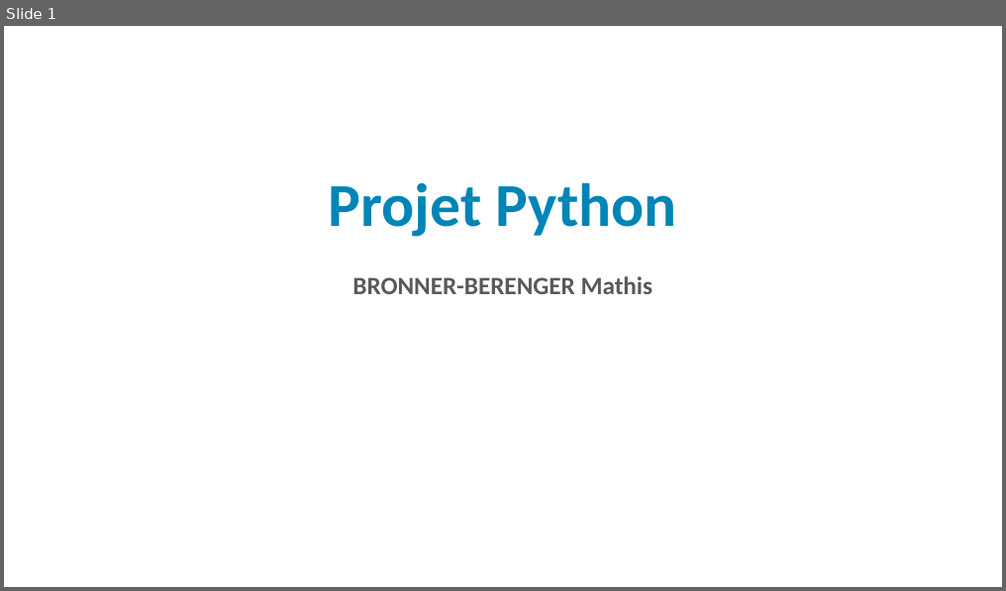
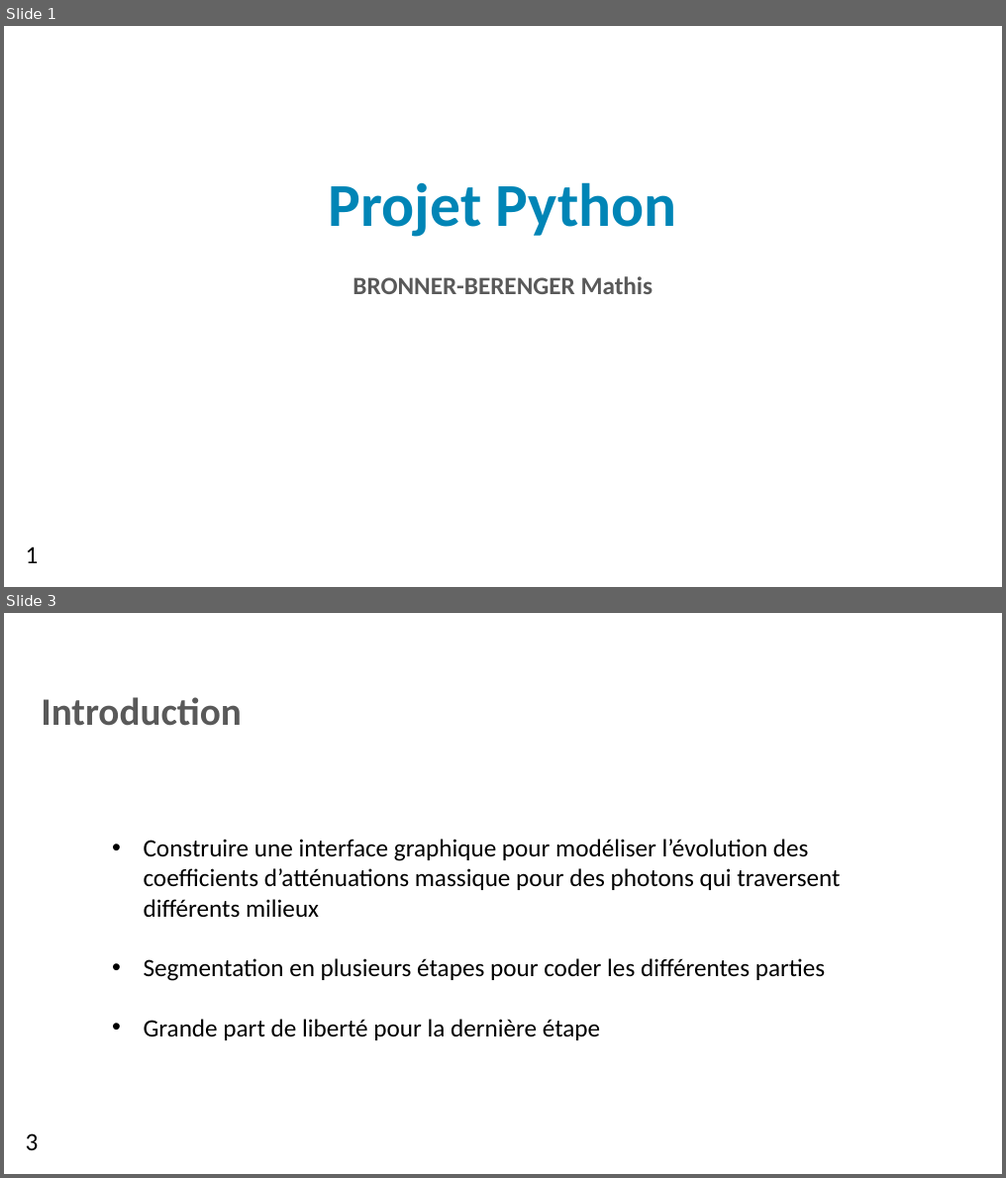
Before and after one commit to matmat201/Python_Project_M1, a slide deck: Présentation_Projet_Python.pptx. Shown one above the other, each under a label of ours: slide 1 before the commit, slides 1 and 3 after it; the slides between them are not shown. The pictures are 1006x591 and 1006x1178 pixels, drawn with LibreOffice and Linux fonts; fonts in the diff are those of the drawing; background and template pictures are left out. Boxes give left, top, right and bottom in pixels: in the first picture for what was removed or moved away, otherwise in the second. Text is boxed around its words. In the diff, an @@ line names an element or a change of style, - is before the commit and + after.

```diff
--- a/Présentation_Projet_Python.pptx
+++ b/Présentation_Projet_Python.pptx
@@ slide 3 added at (4, 613, 1002, 1174), background picture (left out) @@
@@ text added at (41, 697, 241, 726), 28 pt, text #595959, bold @@
+Introduction
@@ text added at (144, 839, 840, 1041), 18 pt, text #000000 @@
+• Construire une interface graphique pour modéliser l’évolution des coefficients d’atténuations massique pour des photons qui traversent différents milieux
+• Segmentation en plusieurs étapes pour coder les différentes parties
+• Grande part de liberté pour la dernière étape
@@ text added at (26, 1134, 39, 1151), 18 pt, text #000000 @@
+3
@@ slide 1 changed as well @@
@@ text added at (26, 547, 39, 564), 18 pt, text #000000 @@
+1
```
Also in this commit, not shown: 10 other slides added, 1 slide removed.
